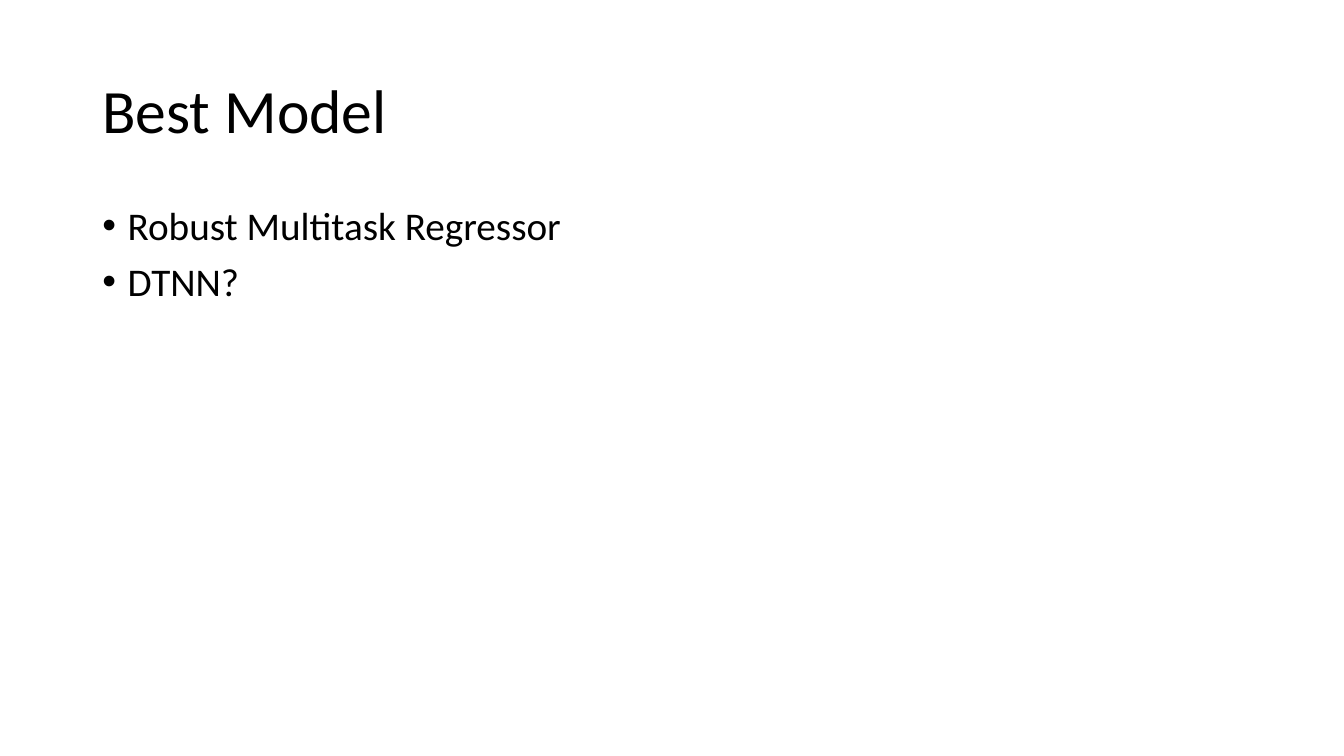
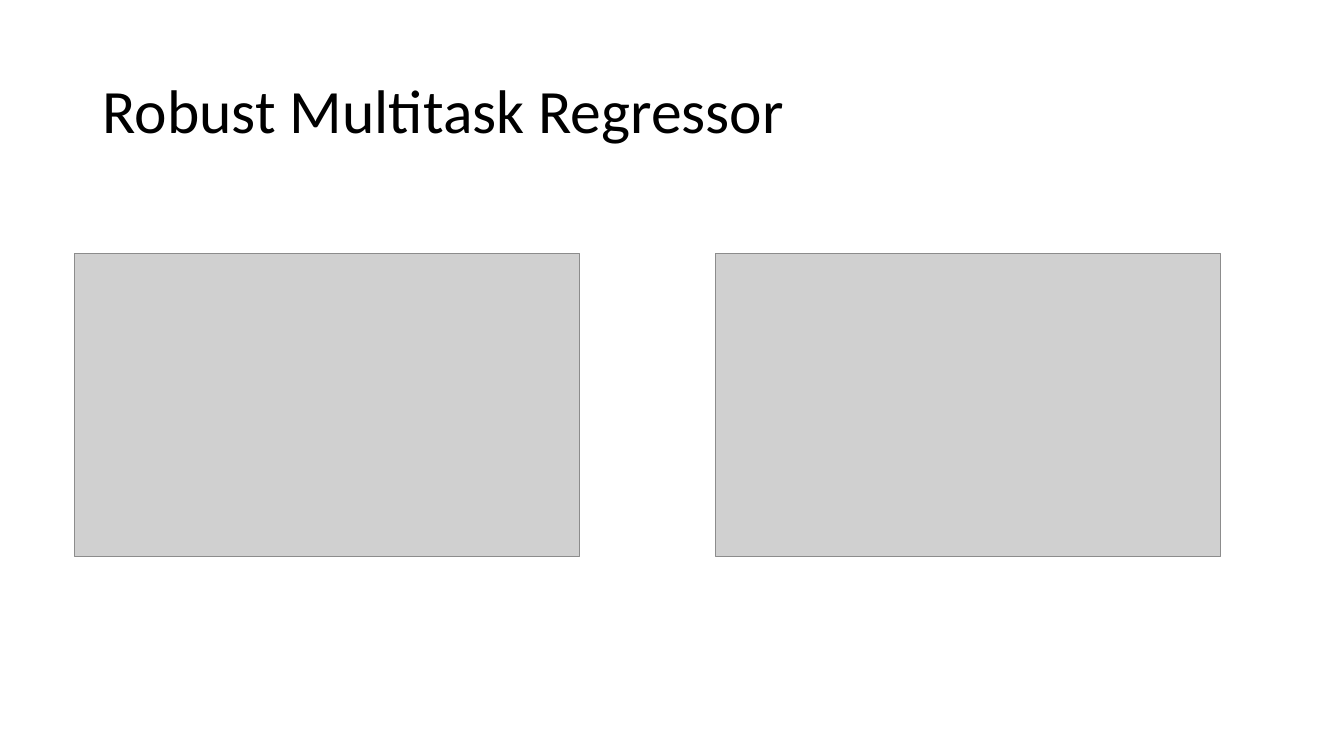
Before and after one commit to Ian-McCleary/chem-ml-research, a slide deck: slide 15 of statsreport.pptx (slide 10 before the commit). Drawn at 1344x756 pixels with LibreOffice and Linux fonts; fonts in the diff are those of the drawing; grey boxes stand for pictures. Boxes give left, top, right and bottom in pixels: in the first picture for what was removed or moved away, otherwise in the second. Text is boxed around its words. In the diff, an @@ line names an element or a change of style, - is before the commit and + after.

```diff
--- a/statsreport.pptx
+++ b/statsreport.pptx
@@ title at bbox=[102, 90, 783, 144]: text changed @@
-Best Model
+Robust Multitask Regressor
@@ text removed at bbox=[128, 212, 561, 297] @@
-• Robust Multitask Regressor
-• DTNN?
@@ picture added at bbox=[75, 253, 580, 557] @@
@@ picture added at bbox=[716, 253, 1221, 557] @@
```
Also in this commit, not shown: 2 other slides changed, 9 slides added, 6 other files.
